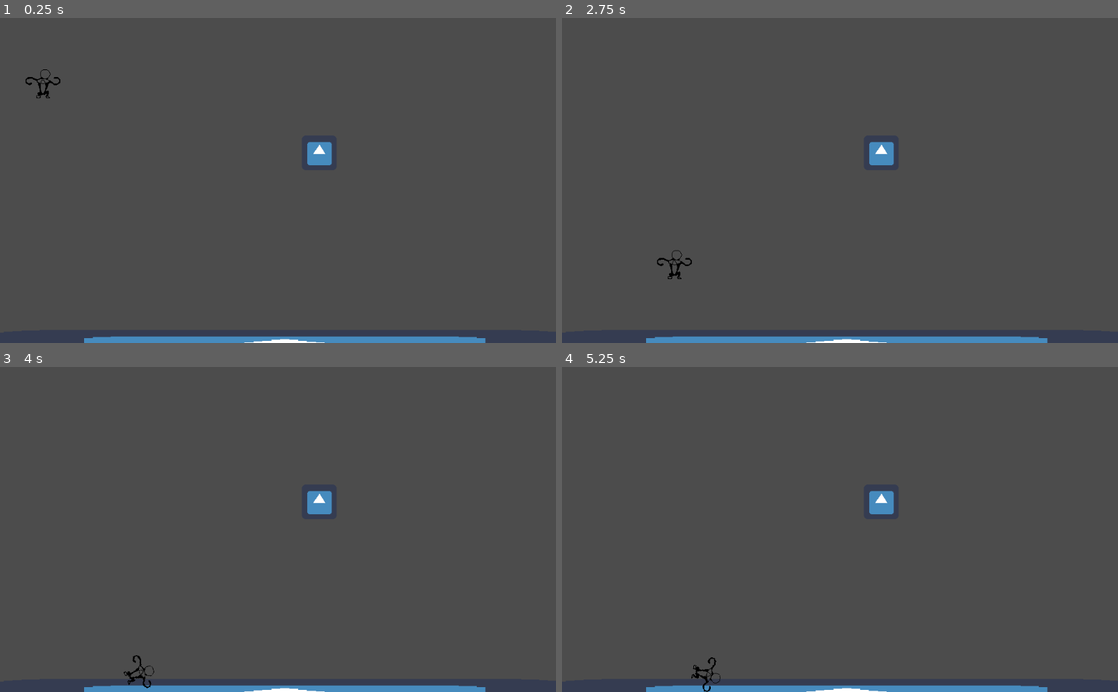
Above: before the commit, frames 1-4 (two rows, left to right).
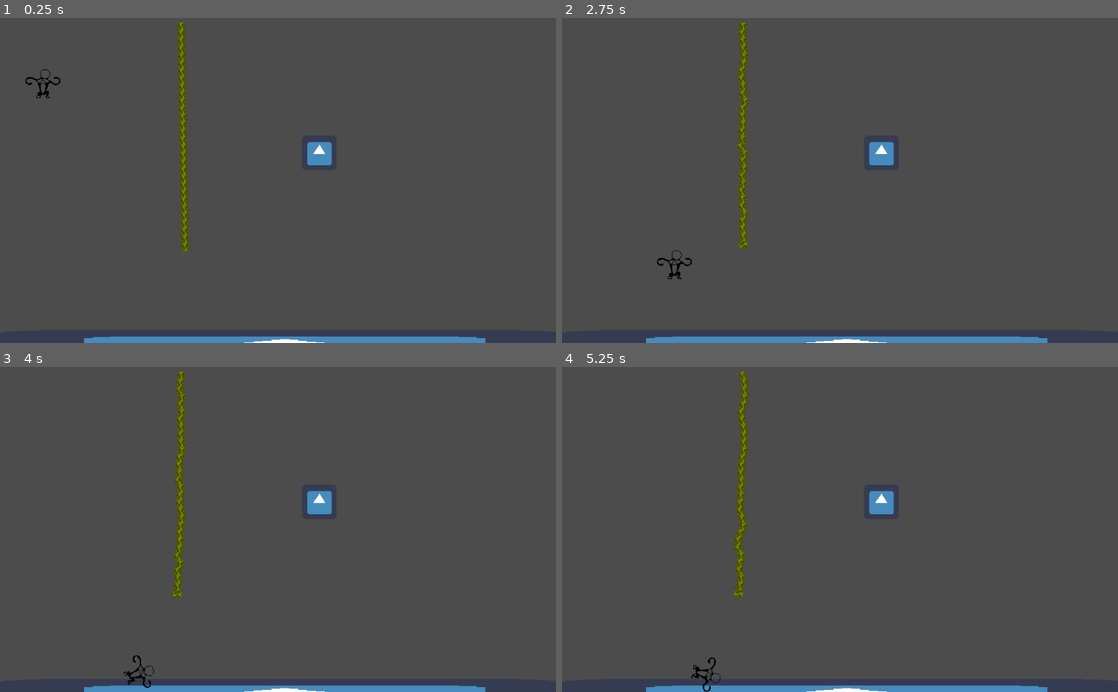
Above: after the commit, the same moments.

Repository: 2S-2-Semanas/gmtk2021
Game: Godot game, scene res://sandbox/SandboxScene.tscn
Same seed, same stepped clock (60 frames per second), same inputs: the game is played once before the commit and once after it. The engine's default icon, where the game draws it, is replaced by a stand-in: a white triangle on a blue panel in a dark square.
Inputs:
- Up to frame 1 (0.25 s): no input
- Up to frame 2 (2.75 s): hold Right (ui_right) 0.53-1.28 s; hold Left (ui_left) 1.28-2.03 s; hold Right (ui_right) from 2.03 s (still down)
- Up to frame 3 (4 s): release Right (ui_right) at 3.53 s; hold Left (ui_left) from 3.53 s (still down)
- Up to frame 4 (5.25 s): keep holding Left (ui_left)

The runs differ from the first frame. In frame 1, 0.9% of the frame differs, in the area x 31-35%, y 1-72%; in frame 2, 1.0%; in frame 3, 1.0%, in the area x 31-34%, y 1-72%; in frame 4, 1.0%.

Commit message:
Fixed lianas maybe

Diff:
--- a/liana/lianaSegment/LianaSegment.tscn
+++ b/liana/lianaSegment/LianaSegment.tscn
@@ -8,8 +8,10 @@
 height = 4.29208
 
 [node name="LianaSegment" type="RigidBody2D"]
+position = Vector2( 0.25, 20 )
 collision_layer = 16
 collision_mask = 16
+mass = 0.306122
 script = ExtResource( 2 )
 
 [node name="Sprite" type="Sprite" parent="."]
--- a/sandbox/SandboxScene.tscn
+++ b/sandbox/SandboxScene.tscn
@@ -1,8 +1,9 @@
-[gd_scene load_steps=4 format=2]
+[gd_scene load_steps=5 format=2]
 
 [ext_resource path="res://monkey/Monkey.tscn" type="PackedScene" id=1]
 [ext_resource path="res://sandbox/Ground.tscn" type="PackedScene" id=2]
 [ext_resource path="res://sandbox/Rock.tscn" type="PackedScene" id=3]
+[ext_resource path="res://liana/Liana.tscn" type="PackedScene" id=4]
 
 [node name="Sandbox" type="Node2D"]
 
@@ -14,3 +15,8 @@
 
 [node name="Monkey" parent="." instance=ExtResource( 1 )]
 position = Vector2( 78.5622, 113.147 )
+collision_layer = 17
+collision_mask = 17
+
+[node name="Liana" parent="." instance=ExtResource( 4 )]
+position = Vector2( 333.371, 2.24492 )
